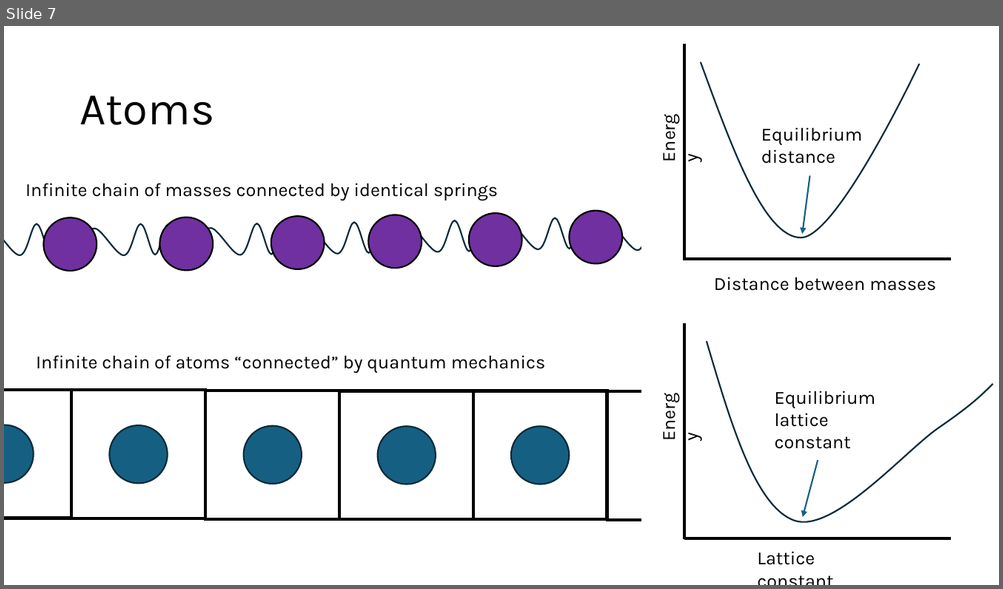
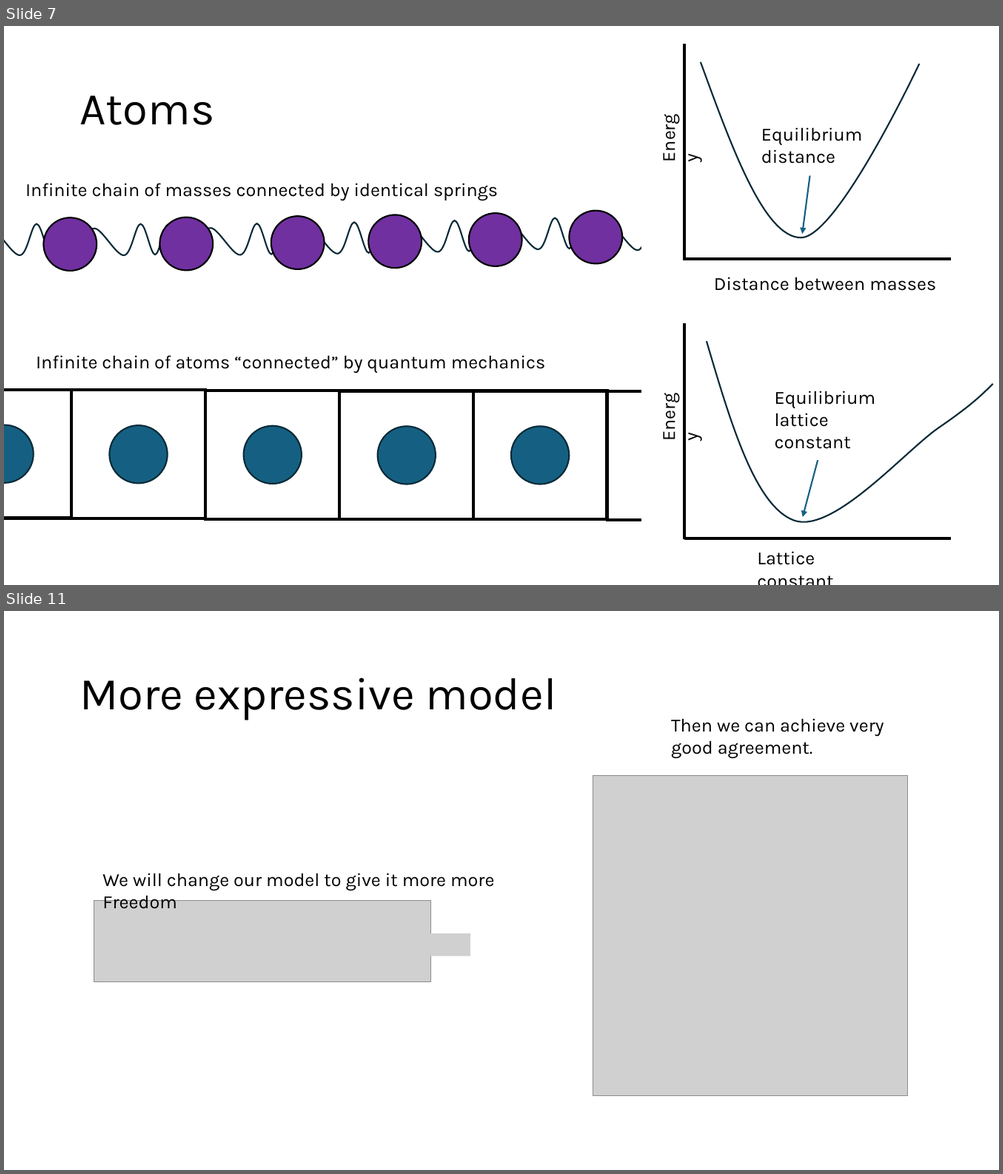
Before and after one commit to Mads-PeterVC/imlms, a slide deck: lessons/lesson_3/lecture3.pptx. Shown one above the other, each under a label of ours: slide 7 before the commit, slides 7 and 11 after it; the slides between them are not shown. The pictures are 1003x589 and 1003x1174 pixels, drawn with LibreOffice and Linux fonts; fonts in the diff are those of the drawing; grey boxes stand for pictures. Boxes give left, top, right and bottom in pixels: in the first picture for what was removed or moved away, otherwise in the second. Text is boxed around its words. In the diff, an @@ line names an element or a change of style, - is before the commit and + after.

```diff
--- a/lessons/lesson_3/lecture3.pptx
+++ b/lessons/lesson_3/lecture3.pptx
@@ slide 11 added at [4,611,999,1170], background #FFFFFF @@
@@ title added at [79,678,557,721], 44 pt, text #000000 @@
+More expressive model
@@ text added at [671,718,883,759], 18 pt, text #000000 @@
+Then we can achieve very good agreement.
@@ picture added at [593,776,907,1096] @@
@@ text added at [102,873,494,909], 18 pt, text #000000 @@
+We will change our model to give it more more
+Freedom
@@ picture added at [94,900,430,982] @@
@@ picture added at [402,934,469,957] @@
```
Also in this commit, not shown: 3 other slides added, 1 slide removed.
